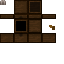
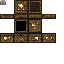
Layer changes from the first 64×64 image to the second:
added layer "Layer 25" above "Layer 13" over [3, 3, 53, 42]
hid "Layer 10" over [49, 25, 55, 30]
hid "Layer 16" over [0, 0, 56, 43]
hid "Layer 15" over [0, 0, 56, 43]
hid "Layer 14" over [0, 0, 56, 43]
showed "Layer 7" over [0, 0, 56, 43]
